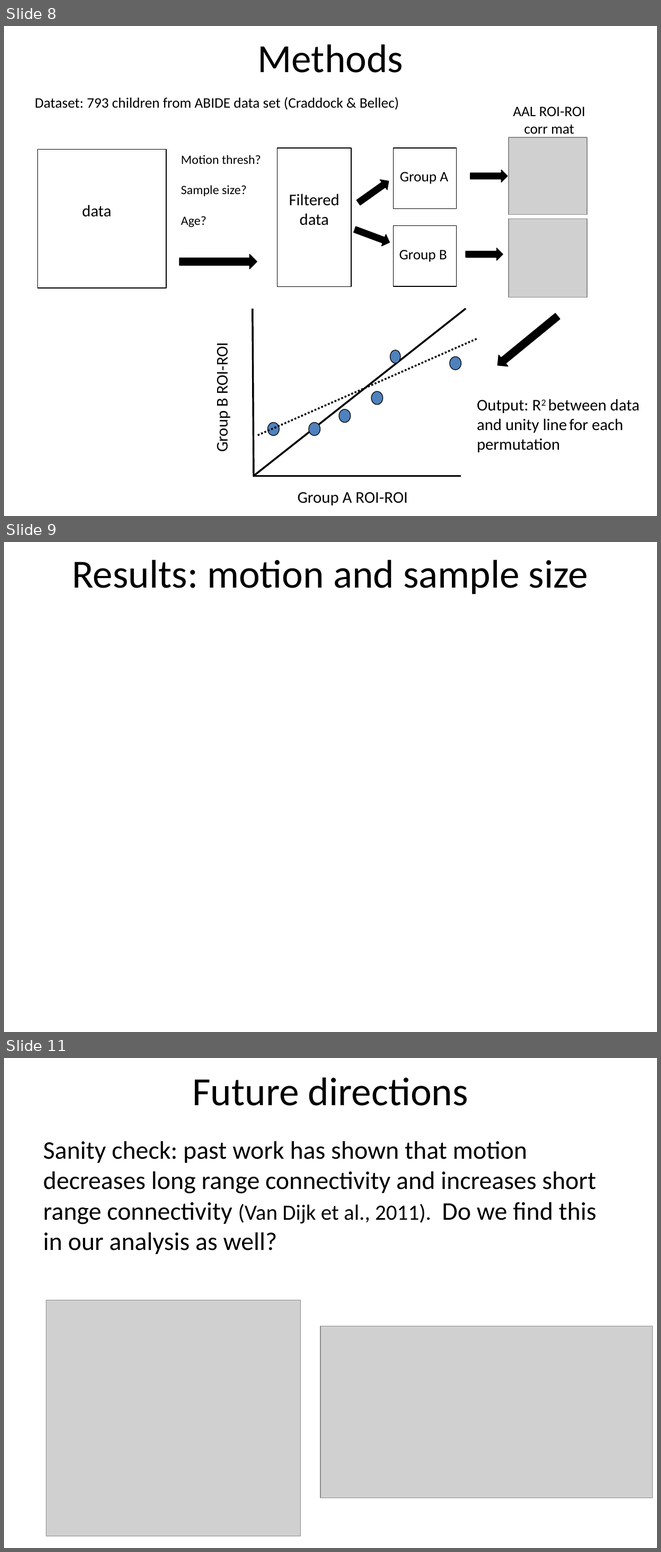
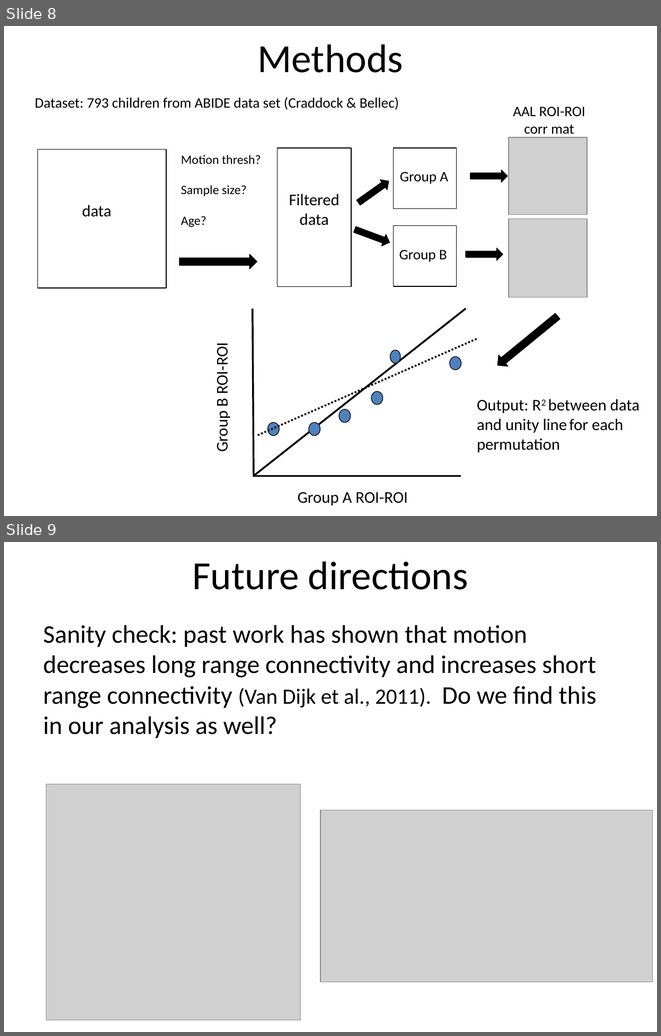
Before and after one commit to neurohackweek/kids, a slide deck: dev methodological issue.pptx. Shown one above the other, each under a label of ours: slides 8, 9 and 11 before the commit, slides 8 and 9 after it; the slides between them are not shown. The pictures are 661x1552 and 661x1036 pixels, drawn with LibreOffice and Linux fonts; fonts in the diff are those of the drawing; grey boxes stand for pictures. Boxes give left, top, right and bottom in pixels: in the first picture for what was removed or moved away, otherwise in the second. Text is boxed around its words. In the diff, an @@ line names an element or a change of style, - is before the commit and + after.

```diff
--- a/dev methodological issue.pptx
+++ b/dev methodological issue.pptx
@@ slide 9 removed at [4, 542, 657, 1032], background #FFFFFF @@
@@ title removed at [72, 559, 588, 594] @@
-Results: motion and sample size
@@ what was slide 11 is now slide 9 @@
```
Also in this commit, not shown: 1 slide changed, 1 other slide removed.
